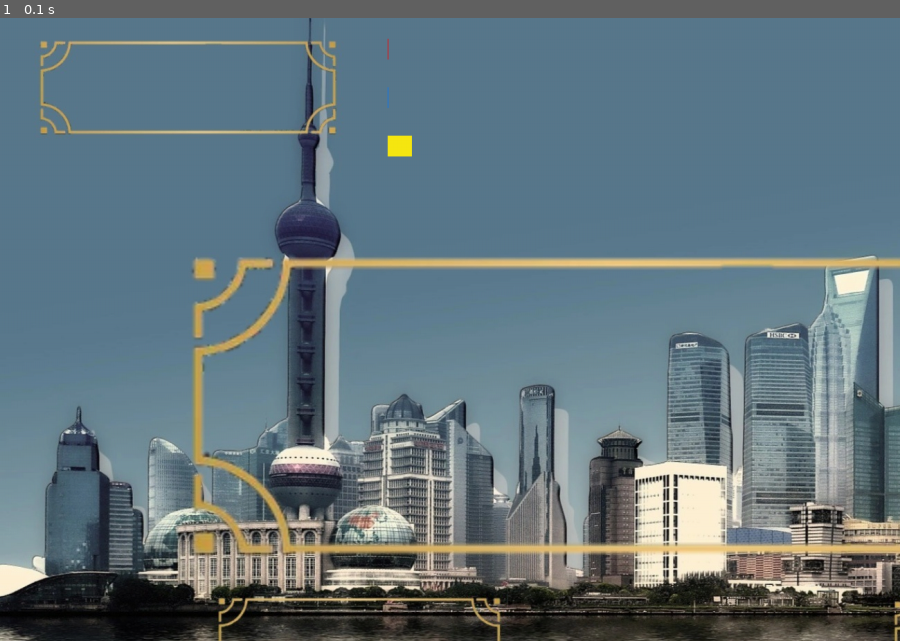
Above: before the commit, frame 1.
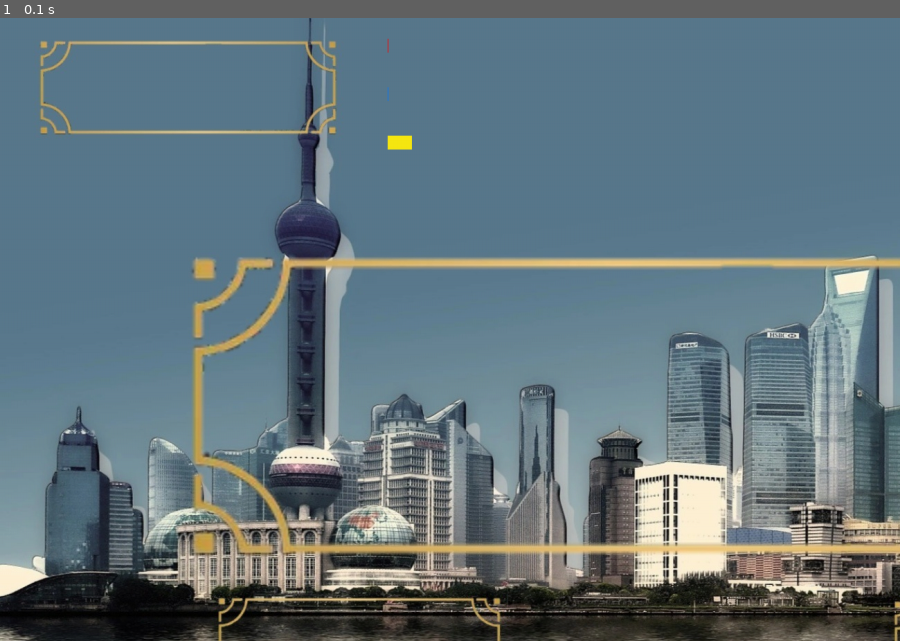
Above: after the commit, the same moment.

Repository: QuentinBubu/trophees-nsi-2022
Game: pygame game, started from src/testpygameavecconstantes.py
Two runs of this game, one before a commit and one after it. Both use one fixed random seed, a clock stepped at 60 frames per second and the inputs below.
Inputs:
- Up to frame 1 (0.1 s): no input

The runs differ from the first frame. In frame 1, less than 0.1% of the frame differs, in the area x 43-46%, y 5-23%.

Commit message:
ajout des collisions avec les boutons, à tester + renommer les images

Diff:
--- a/src/pygameinterface.py
+++ b/src/pygameinterface.py
@@ -5,48 +5,61 @@
 @author: leopold.demarco
 """
 from src.utils.constante import CITOYEN, MAIRE, DEPUTE, DEPUTE_REGIONAL, MINISTRE, PRESIDENT
-from src.listeEvenement import ListeEvenement
-from src.popularite import Popularite
-from src.legalite import Legalite
-from src.justice import Justice
+import listeEvenement
+import popularite
+import legalite
+import justice
 import pygame
 import tkinter
+from pygameSettings import pourcentage
 
-pygame.init()
+def refresh():
+    """Cette partie du programme permet de faire les mise à jour du fond d'écran, des jauges
+    et les interactions avec les boutons "oui" ou "non"
 
-root = tkinter.Tk()
-larg = root.winfo_screenwidth()
-long = root.winfo_screenheight()
-screen = pygame.display.set_mode((larg ,long), pygame.RESIZABLE)
-fond = pygame.image.load('image/imagepygame.jpg').convert_alpha()
-fond = pygame.transform.scale(fond, screen.get_size())
+    """
+    pygame.init()           #initialisation pygame
 
-ouvert = True
+    root = tkinter.Tk()                 #Variables pour prendre la taille de l'écran
+    larg = root.winfo_screenwidth()
+    long = root.winfo_screenheight()
 
-while ouvert:
-    for event in pygame.event.get():
-        if event.type == pygame.MOUSEBUTTONUP :
-            ouvert = False
-    screen.blit(pygame.transform.scale(fond, (larg ,long)), (0, 0))
-    pygame.draw.rect(screen , (236, 16, 16), (60 ,140 , Legalite.get_leg() ,30), 0) #A la place de 2*30 -> Legalite.get_leg()
-    pygame.draw.rect(screen , (16, 119, 236), (60 ,220 ,Justice.get_jus() ,30), 0) #A la place de 270 -> Justice.get_jus()
-    if ListeEvenement.get_grade() == CITOYEN :
-        pygame.draw.rect(screen , (247, 232, 18), (60 ,300 , Popularite.get_pop()/(20000/100) ,30), 0) #A la place de 5000/(20000/100) -> Popularite.get_pop()
-        fond = pygame.image.load('image/imagecitoyen.jpg').convert_alpha()
-    if ListeEvenement.get_grade() == MAIRE :
-        pygame.draw.rect(screen , (247, 232, 18), (60 ,300 , Popularite.get_pop()/(300000/100) ,30), 0) #A la place de 5000/(20000/100) -> Popularite.get_pop()
-        fond = pygame.image.load('image/imagemaire.jpg').convert_alpha()
-    if ListeEvenement.get_grade() == DEPUTE :
-        pygame.draw.rect(screen , (247, 232, 18), (60 ,300 , Popularite.get_pop()/(5000000/100) ,30), 0) #A la place de 5000/(20000/100) -> Popularite.get_pop()
-        fond = pygame.image.load('image/imagedepute.jpg').convert_alpha()
-    if ListeEvenement.get_grade() == DEPUTE_REGIONAL :
-        pygame.draw.rect(screen , (247, 232, 18), (60 ,300 , Popularite.get_pop()/(40000000/100) ,30), 0) #A la place de 5000/(20000/100) -> Popularite.get_pop()
-        fond = pygame.image.load('image/imagedepute_regional.jpg').convert_alpha()
-    if ListeEvenement.get_grade() == MINISTRE :
-        pygame.draw.rect(screen , (247, 232, 18), (60 ,300 , Popularite.get_pop()/(250000000/100) ,30), 0) #A la place de 5000/(20000/100) -> Popularite.get_pop()
-        fond = pygame.image.load('image/imagepygameministre.jpg').convert_alpha()
-    if ListeEvenement.get_grade() == PRESIDENT :
-        pygame.draw.rect(screen , (247, 232, 18), (60 ,300 , Popularite.get_pop()/(4000000000/100) ,30), 0) #A la place de 5000/(20000/100) -> Popularite.get_pop()
-        fond = pygame.image.load('image/imagepresident.jpg').convert_alpha()
-    pygame.display.flip()
-pygame.quit()
+    screen = pygame.display.set_mode((larg ,long), pygame.RESIZABLE)        #ouverture de la fenêtre
+
+    ouvert = True
+
+    while ouvert:
+        mouse = pourcentage(pygame.mouse.get_pos()[0], pygame.mouse.get_pos()[1], screen)               #Donne la position de la souris sur l'écran en pourcentage par rapport à la largeur et hauteur de la fenêtre
+        for event in pygame.event.get():
+            if event.type == pygame.QUIT :
+                ouvert = False
+
+            if event.type == pygame.MOUSEBUTTONUP and mouse[0] >= 30*long/100 and mouse[0] <= 37.5*long/100 and mouse[1] >= 82*larg/100 and mouse[1] <= 95*larg/100  :      #Si le bouton oui est cliqué
+                return True
+
+            if event.type == pygame.MOUSEBUTTONUP and mouse[0] >= 67*long/100 and mouse[0] <= 87*long/100 and mouse[1] >= 82*larg/100 and mouse[1] <= 95*larg/100  :        #Si le bouton non est cliqué
+                return False
+
+        screen.blit(pygame.transform.scale(fond, (larg ,long)), (0, 0))         #Remet la fenêtre aux bonnes dimensions
+        pygame.draw.rect(screen , (236, 16, 16), (60 ,140 ,legalite.get_leg()*4 ,20), 0) #Dessin jauge légalite
+        pygame.draw.rect(screen , (16, 119, 236), (60 ,220 ,justice.get_jus()*4 ,20), 0) #Dessin jauge justice
+        if listeEvenement.get_grade() == CITOYEN :
+            pygame.draw.rect(screen , (247, 232, 18), (60 ,300 , popularite.get_pop()/(20000/100)*4 ,20), 0) #Dessin de la jauge qui montre la progression de la popularité pour atteindre le prochain grade
+            fond = pygame.image.load('image/imagecitoyen.jpg').convert_alpha()
+        if listeEvenement.get_grade() == MAIRE :
+            pygame.draw.rect(screen , (247, 232, 18), (60 ,300 , popularite.get_pop()/(300000/100)*4 ,20), 0) #Dessin de la jauge qui montre la progression de la popularité pour atteindre le prochain grade
+            fond = pygame.image.load('image/imagemaire.jpg').convert_alpha()
+        if listeEvenement.get_grade() == DEPUTE :
+            pygame.draw.rect(screen , (247, 232, 18), (60 ,300 , popularite.get_pop()/(5000000/100)*4 ,20), 0) #Dessin de la jauge qui montre la progression de la popularité pour atteindre le prochain grade
+            fond = pygame.image.load('image/imagedepute.jpg').convert_alpha()
+        if listeEvenement.get_grade() == DEPUTE_REGIONAL :
+            pygame.draw.rect(screen , (247, 232, 18), (60 ,300 , popularite.get_pop()/(40000000/100)*4 ,20), 0) #Dessin de la jauge qui montre la progression de la popularité pour atteindre le prochain grade
+            fond = pygame.image.load('image/imagedepute_regional.jpg').convert_alpha()
+        if listeEvenement.get_grade() == MINISTRE :
+            pygame.draw.rect(screen , (247, 232, 18), (60 ,300 , popularite.get_pop()/(250000000/100)*4 ,20), 0) #Dessin de la jauge qui montre la progression de la popularité pour atteindre le prochain grade
+            fond = pygame.image.load('image/imagepygameministre.jpg').convert_alpha()
+        if listeEvenement.get_grade() == PRESIDENT :
+            pygame.draw.rect(screen , (247, 232, 18), (60 ,300 , popularite.get_pop()/(4000000000/100)*4 ,20), 0) #Dessin de la jauge qui montre la progression de la popularité pour atteindre le prochain grade
+            fond = pygame.image.load('image/imagepresident.jpg').convert_alpha()
+        pygame.display.flip()       #Mises à jour d'écran
+    pygame.quit()
--- a/src/testpygameavecconstantes.py
+++ b/src/testpygameavecconstantes.py
@@ -18,13 +18,19 @@
 while ouvert:
     fond = pygame.image.load('image/imagepygame.jpg').convert_alpha()
     screen.blit(fond, (0,0))
-    pygame.draw.rect(screen , (236, 16, 16), (560 ,30 ,n ,30), 0) #A la place de 2*30 -> Legalite.get_leg()
-    pygame.draw.rect(screen , (16, 119, 236), (560 ,100 ,n ,30), 0) #A la place de 270 -> Justice.get_jus()
-    pygame.draw.rect(screen , (247, 232, 18), (560 ,170 , 7000/(20000/100) ,30), 0) #A la place de 5000/(20000/100) -> Population.get_pop()
+    pygame.draw.rect(screen , (236, 16, 16), (560 ,30 ,n ,20), 0) #A la place de 2*30 -> Legalite.get_leg()
+    pygame.draw.rect(screen , (16, 119, 236), (560 ,100 ,n ,20), 0) #A la place de 270 -> Justice.get_jus()
+    pygame.draw.rect(screen , (247, 232, 18), (560 ,170 , 7000/(20000/100) ,20), 0) #A la place de 5000/(20000/100) -> Population.get_pop()
     pygame.display.flip()
     for event in pygame.event.get():
         if event.type == pygame.MOUSEBUTTONUP :
             ouvert = False
         if event.type == pygame.KEYUP :
             n += 1
+
+        if event.type == pygame.MOUSEBUTTONUP and mouse[0] >= 30*long/100 and mouse[0] <= 37.5*long/100 and mouse[1] >= 82*larg/100 and mouse[1] <= 95*larg/100  :
+            print("True")
+
+        if event.type == pygame.MOUSEBUTTONUP and mouse[0] >= 67*long/100 and mouse[0] <= 87*long/100 and mouse[1] >= 82*larg/100 and mouse[1] <= 95*larg/100  :
+            print("False")
 pygame.quit()
